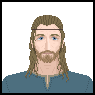
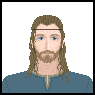
Before/after of a 95px x 95px layered artwork. What changed in the layer stack:
painted on "Background" over (25, 15, 69, 81)
